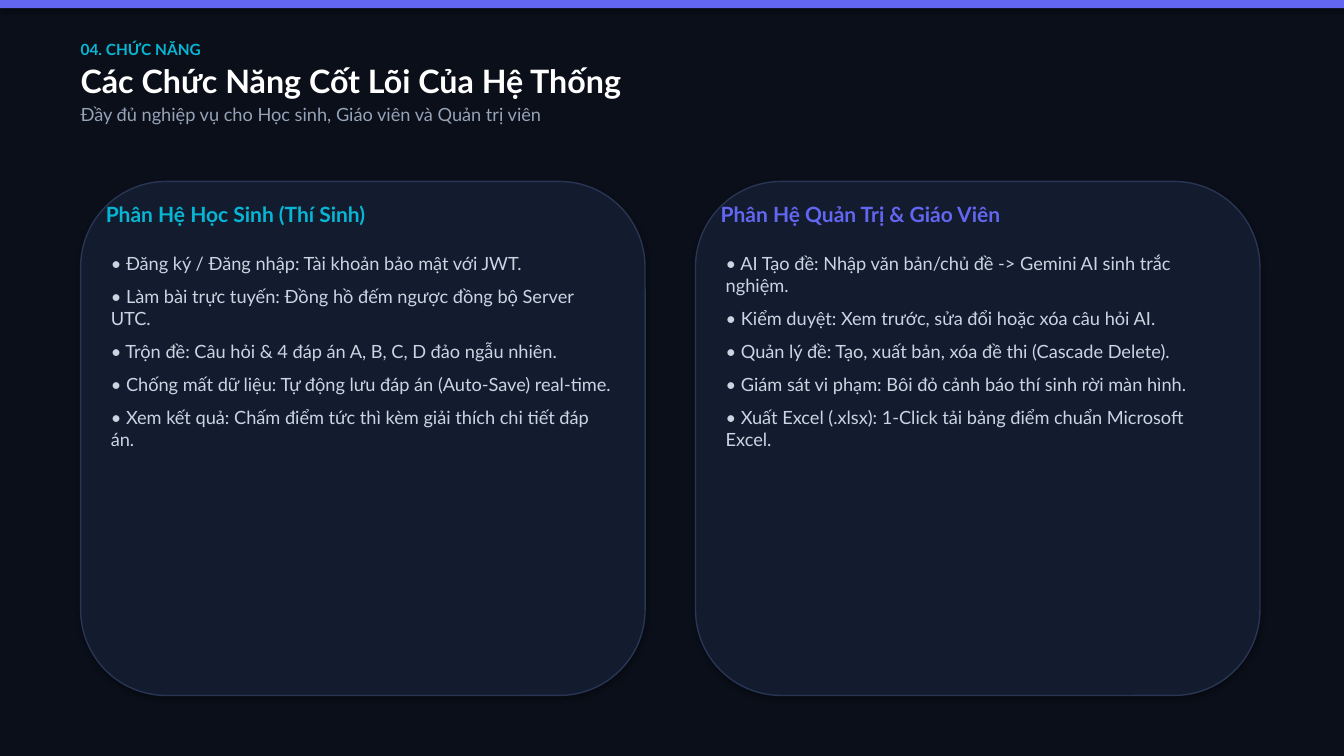
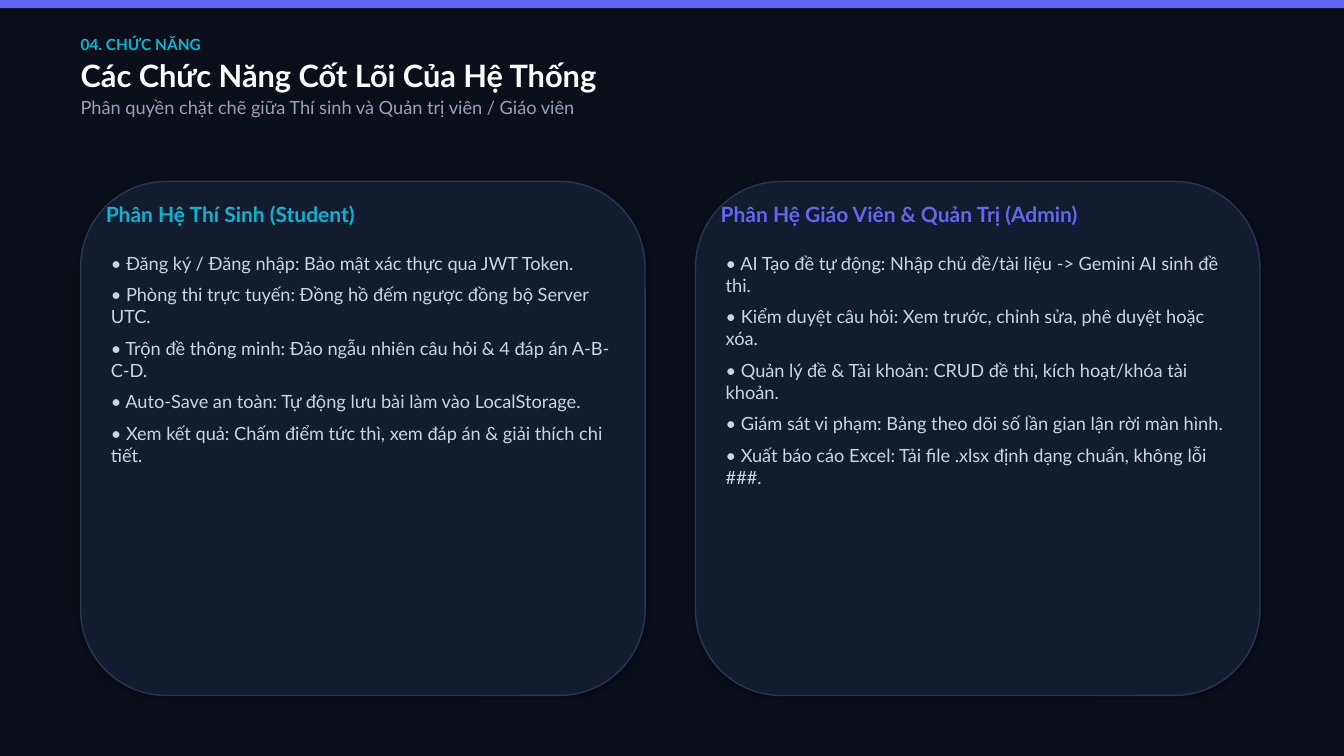
Before and after one commit to hieuqt05/quiz-ai-system, a slide deck: slide 5 of slide_thuyet_trinh_QuizAI_final.pptx. Drawn at 1344x756 pixels with LibreOffice and Linux fonts; fonts in the diff are those of the drawing. Boxes give left, top, right and bottom in pixels: in the first picture for what was removed or moved away, otherwise in the second. Text is boxed around its words. In the diff, an @@ line names an element or a change of style, - is before the commit and + after.

```diff
--- a/slide_thuyet_trinh_QuizAI_final.pptx
+++ b/slide_thuyet_trinh_QuizAI_final.pptx
@@ text at bbox=[81, 62, 597, 93]: size 23 to 22 pt in "Các Chức Năng Cốt Lõi Của Hệ ..." @@
@@ text at bbox=[81, 99, 574, 118]: text changed @@
-Đầy đủ nghiệp vụ cho Học sinh, Giáo viên và Quản trị viên
+Phân quyền chặt chẽ giữa Thí sinh và Quản trị viên / Giáo viên
@@ text at bbox=[106, 205, 355, 226]: text changed @@
-Phân Hệ Học Sinh (Thí Sinh)
+Phân Hệ Thí Sinh (Student)
@@ text at bbox=[721, 205, 1077, 226]: text changed @@
-Phân Hệ Quản Trị & Giáo Viên
+Phân Hệ Giáo Viên & Quản Trị (Admin)
@@ text at bbox=[111, 256, 610, 462]: text changed @@
-• Đăng ký / Đăng nhập: Tài khoản bảo mật với JWT.
-• Làm bài trực tuyến: Đồng hồ đếm ngược đồng bộ Server UTC.
-• Trộn đề: Câu hỏi & 4 đáp án A, B, C, D đảo ngẫu nhiên.
-• Chống mất dữ liệu: Tự động lưu đáp án (Auto-Save) real-time.
-• Xem kết quả: Chấm điểm tức thì kèm giải thích chi tiết đáp án.
+• Đăng ký / Đăng nhập: Bảo mật xác thực qua JWT Token.
+• Phòng thi trực tuyến: Đồng hồ đếm ngược đồng bộ Server UTC.
+• Trộn đề thông minh: Đảo ngẫu nhiên câu hỏi & 4 đáp án A-B-C-D.
+• Auto-Save an toàn: Tự động lưu bài làm vào LocalStorage.
+• Xem kết quả: Chấm điểm tức thì, xem đáp án & giải thích chi tiết.
@@ text at bbox=[726, 255, 1223, 466]: text changed @@
-• AI Tạo đề: Nhập văn bản/chủ đề -> Gemini AI sinh trắc nghiệm.
-• Kiểm duyệt: Xem trước, sửa đổi hoặc xóa câu hỏi AI.
-• Quản lý đề: Tạo, xuất bản, xóa đề thi (Cascade Delete).
-• Giám sát vi phạm: Bôi đỏ cảnh báo thí sinh rời màn hình.
-• Xuất Excel (.xlsx): 1-Click tải bảng điểm chuẩn Microsoft Excel.
+• AI Tạo đề tự động: Nhập chủ đề/tài liệu -> Gemini AI sinh đề thi.
+• Kiểm duyệt câu hỏi: Xem trước, chỉnh sửa, phê duyệt hoặc xóa.
+• Quản lý đề & Tài khoản: CRUD đề thi, kích hoạt/khóa tài khoản.
+• Giám sát vi phạm: Bảng theo dõi số lần gian lận rời màn hình.
+• Xuất báo cáo Excel: Tải file .xlsx định dạng chuẩn, không lỗi ###.
```
Also in this commit, not shown: 14 other slides changed, 2 slides added, 1 slide removed, 2 other files.
